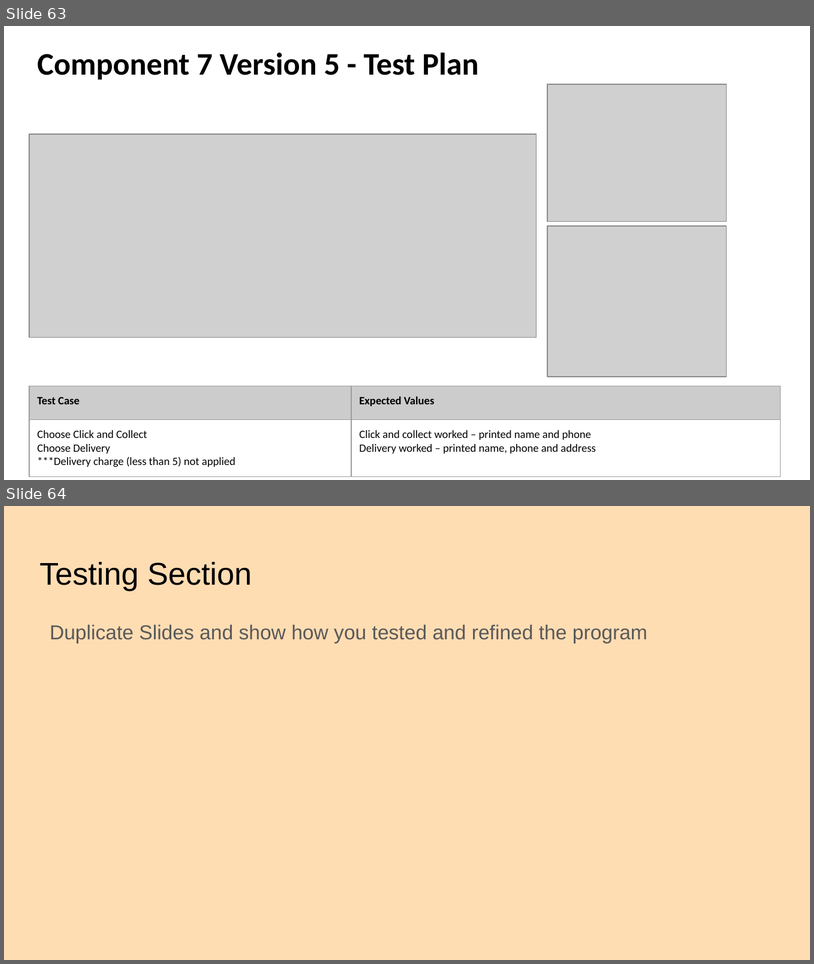
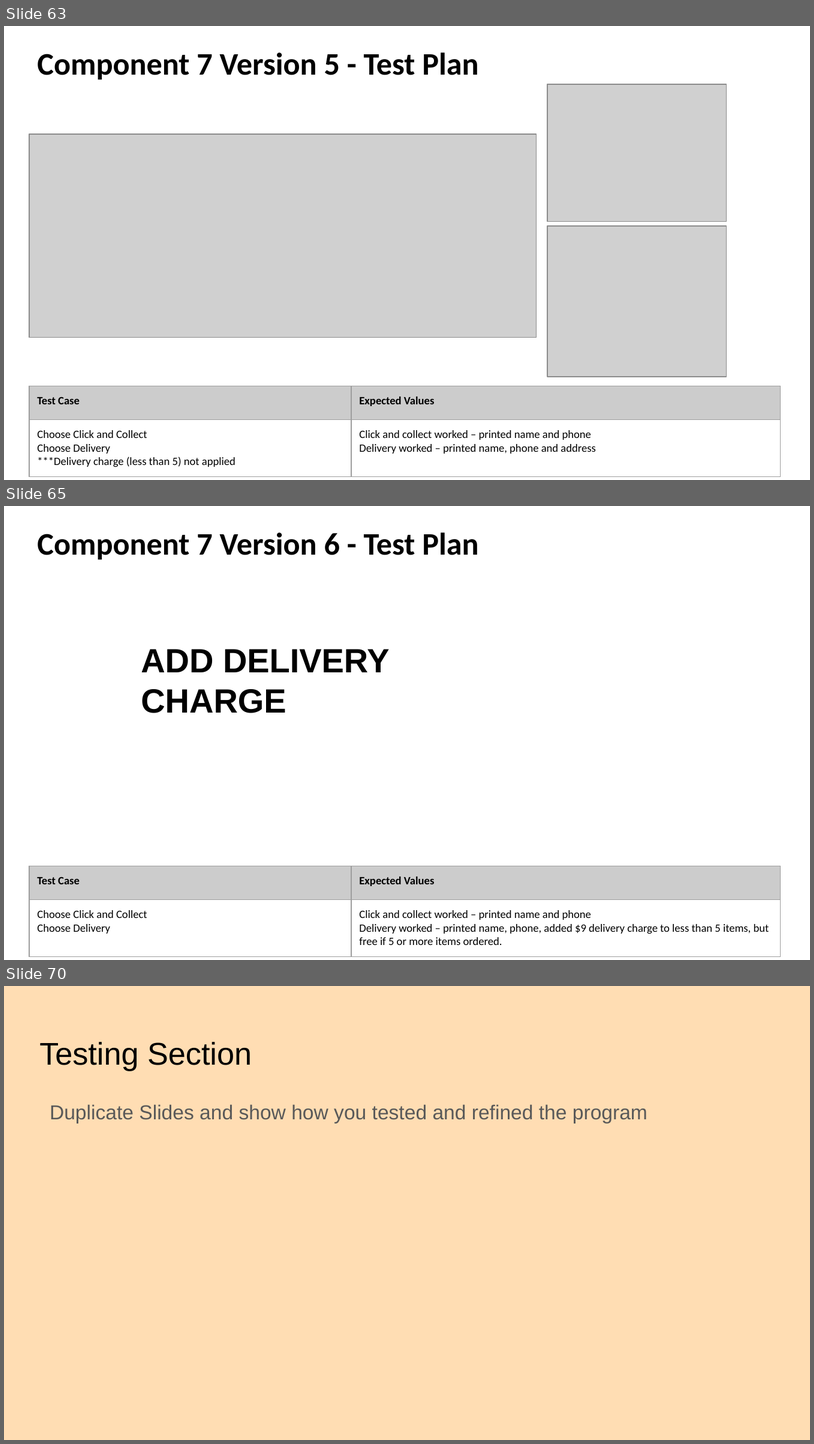
Before and after one commit to danettp/ds_nuts_bot, a slide deck: Danett Pepito - 000_91896 _ 91897 Documentation - 2150400 (Git).pptx. Shown one above the other, each under a label of ours: slides 63 and 64 before the commit, slides 63, 65 and 70 after it; the slides between them are not shown. The pictures are 814x964 and 814x1444 pixels, drawn with LibreOffice and Linux fonts; fonts in the diff are those of the drawing; grey boxes stand for pictures; background and template pictures are left out. Boxes give left, top, right and bottom in pixels: in the first picture for what was removed or moved away, otherwise in the second. Text is boxed around its words. In the diff, an @@ line names an element or a change of style, - is before the commit and + after.

```diff
--- a/Danett Pepito - 000_91896 _ 91897 Documentation - 2150400 (Git).pptx
+++ b/Danett Pepito - 000_91896 _ 91897 Documentation - 2150400 (Git).pptx
@@ slide 65 added at [4,506,810,960], background picture (left out) @@
@@ title added at [37,532,479,560], 28 pt, text #000000, bold @@
+Component 7 Version 6 - Test Plan
@@ text added at [141,649,390,713], 30 pt, text #000000, bold @@
+ADD DELIVERY CHARGE
@@ table added at [29,865,780,956], 2 rows, 2 columns @@
+Test Case | Expected Values
+Choose Click and Collect / Choose Delivery | Click and collect worked – printed name and phone / Delivery worked – printed name, phone, added $9 delivery charge to less than 5 items, but free if 5 or more items ordered.
@@ what was slide 64 is now slide 70 @@
```
Also in this commit, not shown: 5 other slides added, 2 other files.
